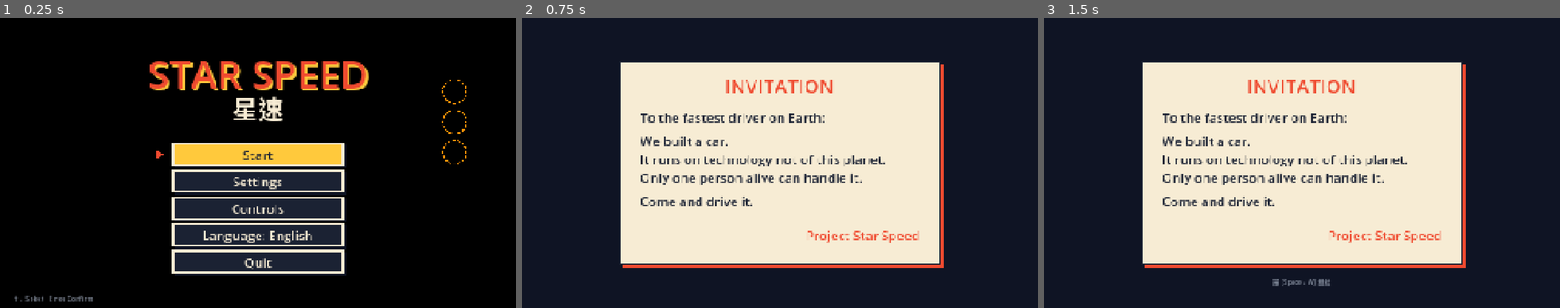
Above: before the commit, frames 1-3 (left to right).
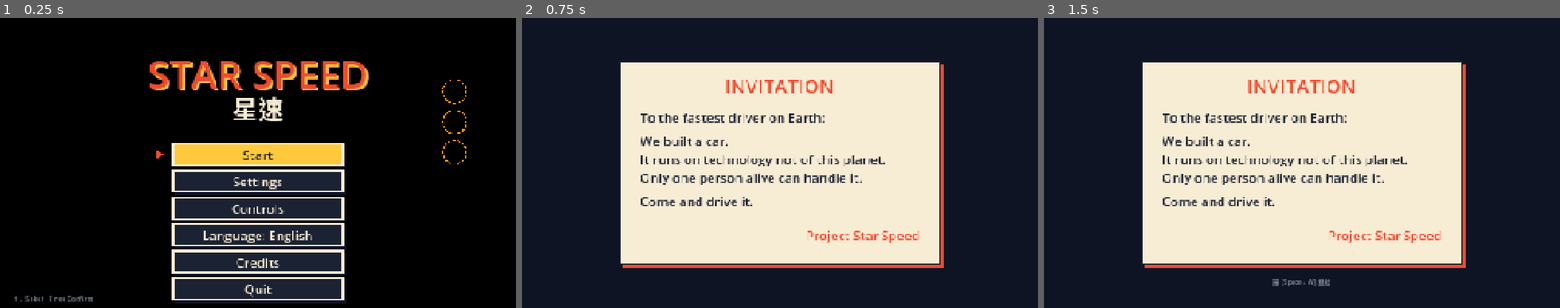
Above: after the commit, the same moments.

Repository: Instein98/StarSpeed
Game: Godot game, scene res://scenes/main.tscn
Two runs of this game, one before a commit and one after it. Both use one fixed random seed, a clock stepped at 60 frames per second and the inputs below.
Inputs:
- Up to frame 1 (0.25 s): no input
- Up to frame 2 (0.75 s): tap Enter (confirm) at 0.5 s; hold Right (ui_right) from 0.53 s (still down); hold Enter (confirm) from 0.53 s (still down)
- Up to frame 3 (1.5 s): release Right (ui_right) at 1.28 s; release Enter (confirm) at 1.28 s; hold S (brake) from 1.28 s (still down); tap Enter (confirm) at 1.35 s

The runs differ from the first frame. In frame 1, 3.3% of the frame differs, in the area x 33-68%, y 82-99%; in frame 2, nothing differs; in frame 3, nothing differs.

Commit message:
Credits screen with the CC-BY attributions the licences require
The engine and tyre recordings are CC BY and Godot is MIT, all of which
require credit in the shipped game. A title-menu Credits panel now lists
them alongside the code-generated assets. The title menu tightens its
spacing when it has more than six buttons so Quit stays on screen.

Co-Authored-By: Claude Opus 5.5 <noreply@anthropic.com>

Diff:
--- a/data/strings.csv
+++ b/data/strings.csv
@@ -95,3 +95,12 @@
 清除成绩,清除成绩,Clear records
 再按一次回车确认,再按一次回车确认,Press Enter again to confirm
 ↑ ↓ 选择   ← → 调整   回车 切换   Esc 返回,↑ ↓ 选择   ← → 调整   回车 切换   Esc 返回,↑ ↓ Select   ← → Adjust   Enter Toggle   Esc Back
+制作人员,制作人员,Credits
+制作,制作,Made by
+Star Speed 开发组,Star Speed 开发组,The Star Speed team
+引擎,引擎,Engine
+引擎声,引擎声,Engine sound
+轮胎声,轮胎声,Tire sounds
+音乐、其余音效、模型,音乐、其余音效、模型,"Music, other sounds, models"
+本项目用代码生成,本项目用代码生成,Generated in code by this project
+回车 / Esc 返回,回车 / Esc 返回,Enter / Esc Back
--- a/scripts/run_flow.gd
+++ b/scripts/run_flow.gd
@@ -194,6 +194,34 @@
 	draw_string(_font, Vector2(0.0, 486.0 + 12.0), Loc.t("回车 改键   Esc 返回"), HORIZONTAL_ALIGNMENT_CENTER, GRID.x, 12, COL_DIM)
 
 
+# ───────────────────────── 制作人员（开发者 2026-11-19 第 1 轮 #5） ─────────────────────────
+## CC-BY 素材的许可要求在游戏里署名；内容和 ASSET_SOURCES.md 保持一致。[标题, 内容…]
+
+const CREDITS: Array = [
+	["制作", "Star Speed 开发组"],
+	["引擎", "Godot Engine 4.5 — MIT License", "© Juan Linietsky, Ariel Manzur and contributors"],
+	["引擎声", "\"Sports Car Accelerating/Speeding Up Fast - Exhaust\" by EvanBoyerman (Freesound)", "CC BY 4.0 — modified"],
+	["轮胎声", "\"Car tire squeal skid loop\" by audible-edge (Tom Haigh), OpenGameArt", "CC BY 3.0 — modified"],
+	["音乐、其余音效、模型", "本项目用代码生成"],
+]
+var _credits_open := false
+
+
+func _draw_credits() -> void:
+	draw_rect(Rect2(Vector2.ZERO, GRID), COL_SHADE)
+	_draw_panel(Rect2(Vector2(120.0, 60.0), Vector2(720.0, 440.0)))
+	_text_center(Loc.t("制作人员"), 76.0 + 36.0, 36, COL_GOLD)
+	var y := 160.0
+	for block: Array in CREDITS:
+		_text_center(Loc.t(str(block[0])), y, 14, COL_DIM)
+		y += 22.0
+		for i in range(1, block.size()):
+			_text_center(Loc.t(str(block[i])), y, 16 if i == 1 else 12, COL_TEXT if i == 1 else COL_DIM)
+			y += 20.0 if i == 1 else 18.0
+		y += 12.0
+	_text_center(Loc.t("回车 / Esc 返回"), 482.0, 12, COL_DIM)
+
+
 # ───────────────────────── 设置（开发者 2026-11-19 第 1 轮 #4） ─────────────────────────
 
 var _set_open := false
@@ -334,6 +362,7 @@
 	list.append([Loc.t("语言：中文"), true, "lang"])
 	if bool(SaveData.data.get("intro_seen", false)):
 		list.append([Loc.t("重看开场"), true, "intro"])
+	list.append([Loc.t("制作人员"), true, "credits"])
 	list.append([Loc.t("退出"), true, "quit"])
 	return list
 
@@ -422,6 +451,8 @@
 			open_keys()
 		"settings":
 			open_settings()
+		"credits":
+			_credits_open = true
 		"intro":
 			play_intro()
 		"lang":
@@ -734,6 +765,12 @@
 # ───────────────────────── 输入 ─────────────────────────
 
 func _unhandled_input(event: InputEvent) -> void:
+	if _credits_open:
+		if event.is_action_pressed("pause") or event.is_action_pressed("confirm"):
+			_credits_open = false
+			_main.sfx.play("ui_back")
+		get_viewport().set_input_as_handled()
+		return
 	if _set_open:
 		_settings_input(event)
 		get_viewport().set_input_as_handled()
@@ -846,6 +883,8 @@
 		_draw_keys()
 	if _set_open:
 		_draw_settings()
+	if _credits_open:
+		_draw_credits()
 
 
 func _draw_frame() -> void:
@@ -963,7 +1002,10 @@
 	var list := title_buttons()
 	for i in list.size():
 		var b: Array = list[i]
-		_draw_button(str(b[0]), Vector2(480.0, 232.0 + 50.0 * i), i == _title_select, bool(b[1]))
+		# 按钮多于 6 个时整体上移、间距收紧，保证最后一个不出画面
+		var top := 232.0 if list.size() <= 6 else 206.0
+		var gap := 50.0 if list.size() <= 6 else 46.0
+		_draw_button(str(b[0]), Vector2(480.0, top + gap * i), i == _title_select, bool(b[1]))
 	draw_string(_font, Vector2(24.0, 516.0 + 12.0), Loc.t("↑↓ 选择   回车 确定"), HORIZONTAL_ALIGNMENT_LEFT, -1.0, 12, COL_DIM)
 
 
Not shown, changed: CHANGE_REPORT.md
Not shown, changed: QUESTIONS.md
